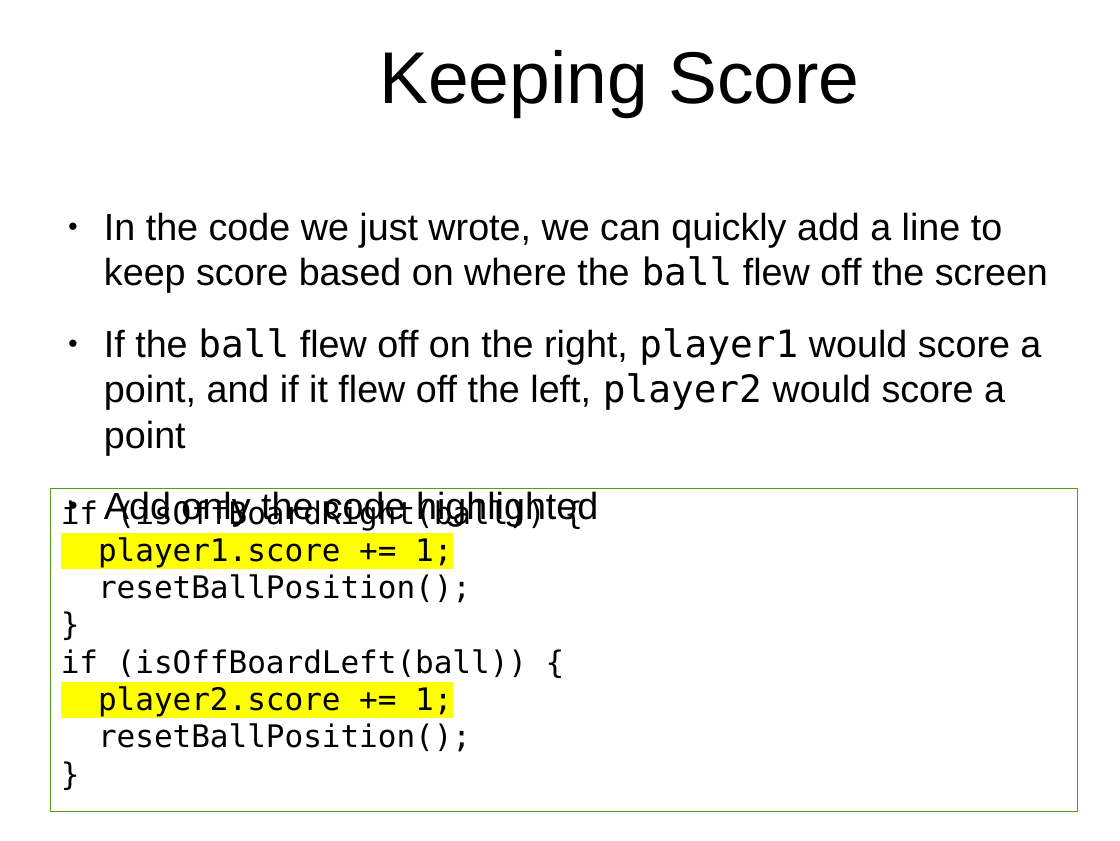
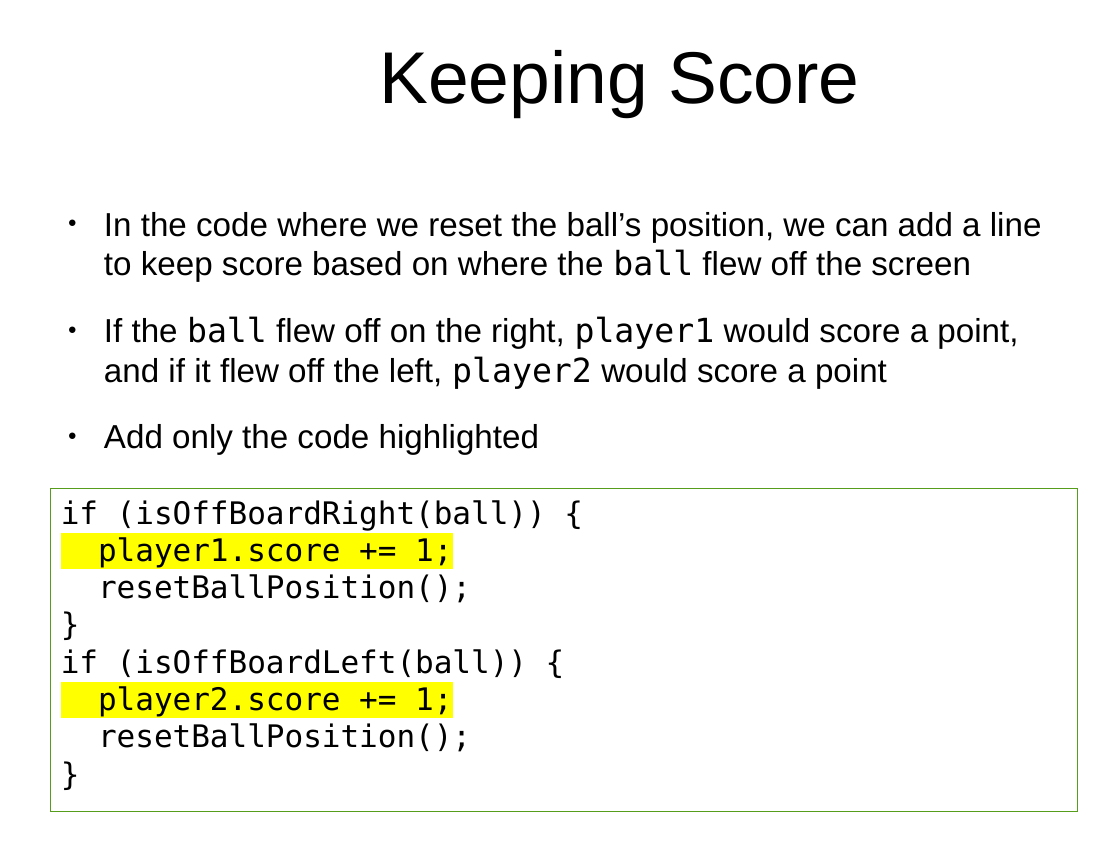
Before and after one commit to hillylew/PaddleBattle, a slide deck: slide 27 of PaddleBattle - Explorathon.odp (slide 24 before the commit). Drawn at 1120x841 pixels with LibreOffice and Linux fonts; fonts in the diff are those of the drawing; background and template pictures are left out. Boxes give left, top, right and bottom in pixels: in the first picture for what was removed or moved away, otherwise in the second. Text is boxed around its words. In the diff, an @@ line names an element or a change of style, - is before the commit and + after.

```diff
--- a/PaddleBattle - Explorathon.odp
+++ b/PaddleBattle - Explorathon.odp
@@ text at <box>104,212,1042,282</box>: text changed; size 26.7 to 23.5 pt @@
-● In the code we just wrote, we can quickly add a line to keep score based on where the ball flew off the screen
+● In the code where we reset the ball’s position, we can add a line to keep score based on where the ball flew off the screen
@@ text at <box>104,316,1018,454</box>: size 26.7 to 23.5 pt in "If the ball flew off on the ...", "Add only the code highlighted" @@
```
Also in this commit, not shown: 1 other slide changed, 1 slide removed.
